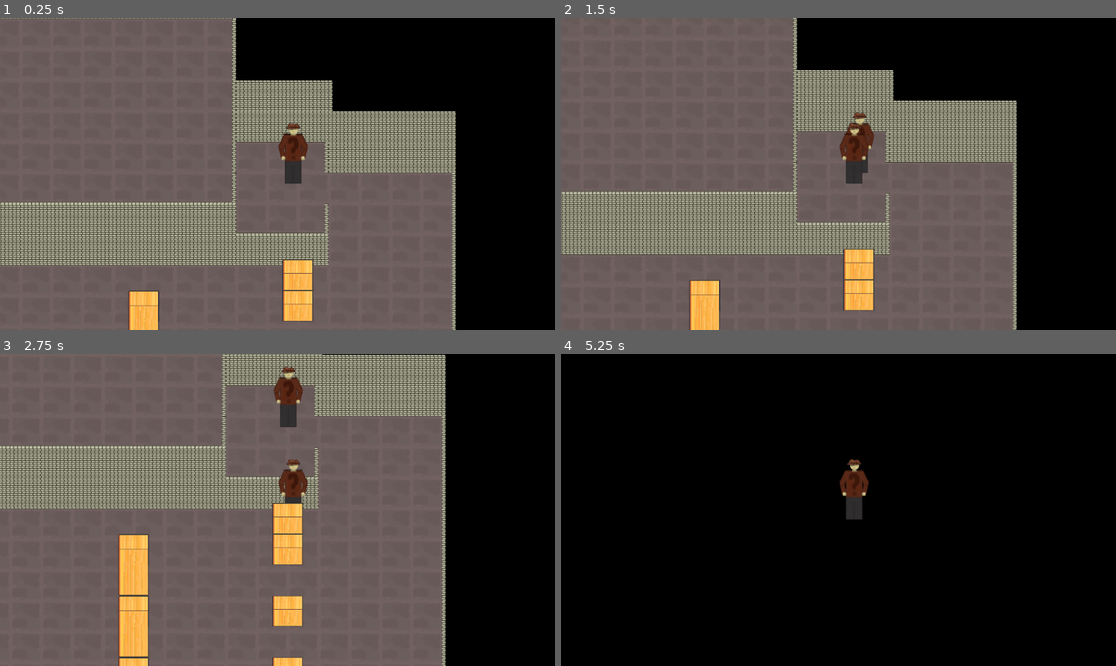
Above: before the commit, frames 1-4 (two rows, left to right).
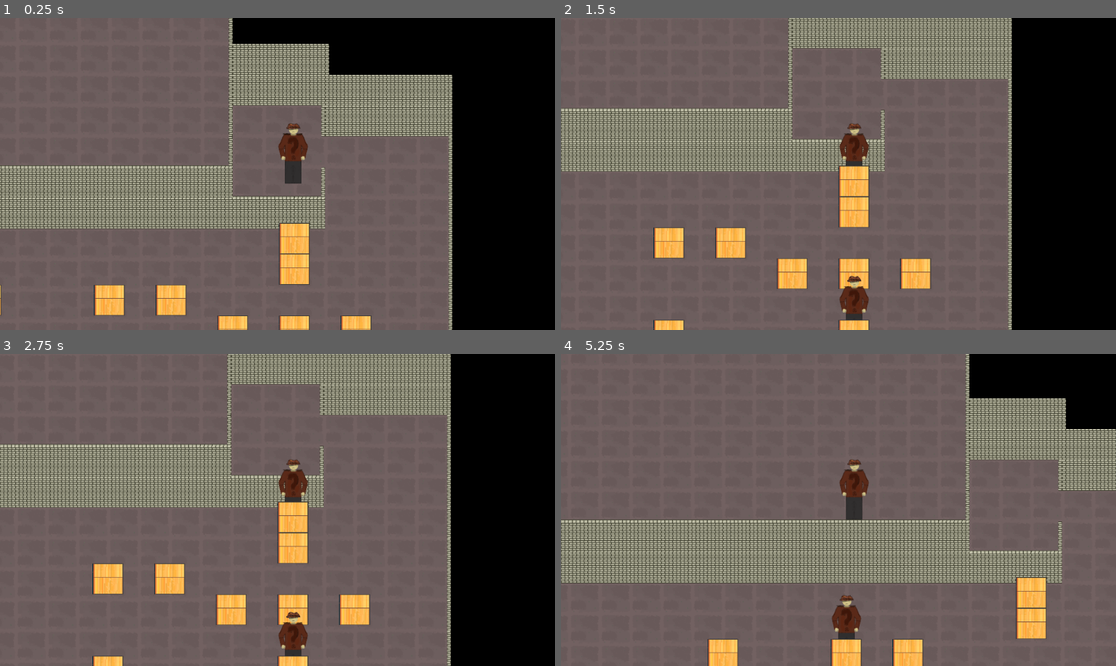
Above: after the commit, the same moments.

Repository: Alexxx180/Desert-Rage-2
Game: Godot game, scene res://assets/scenes/levels/caves/origin.tscn
Same seed, same stepped clock (60 frames per second), same inputs: the game is played once before the commit and once after it.
Inputs:
- Up to frame 1 (0.25 s): no input
- Up to frame 2 (1.5 s): tap Enter at 0.5 s; hold D (right) 0.53-1.28 s; hold Shift (run) 0.53-1.28 s; tap Space at 1.25 s; hold Down (backward) from 1.28 s (still down); tap Ctrl (select) at 1.35 s
- Up to frame 3 (2.75 s): release Down (backward) at 2.03 s; hold D (right) from 2.03 s (still down); hold Shift (run) from 2.03 s (still down)
- Up to frame 4 (5.25 s): tap Enter at 2.75, 4.25 s; release D (right) at 2.78 s; release Shift (run) at 2.78 s; hold Up (forward) 2.78-3.53 s; tap Ctrl (select) at 2.85, 4.35 s; tap Space at 3.5 s; hold Shift (run) 3.53-4.28 s; hold Left (left) 3.53-5.03 s; hold Down (backward) from 5.03 s (still down); hold Shift (run) from 5.03 s (still down)

The runs differ from the first frame. In frame 1, 25% of the frame differs, in the area x 0-83%, y 0-100%; in frame 2, 35%; in frame 3, 21%; in frame 4, 95%, in the area x 0-100%, y 0-100%.

Commit message:
horizontal jumps playground

Diff:
--- a/assets/scenes/levels/caves/origin.tscn
+++ b/assets/scenes/levels/caves/origin.tscn
@@ -17,17 +17,17 @@
 layer_1/name = "Walls"
 layer_1/tile_data = PackedInt32Array(2490453, 327682, 65536, 2555989, 327682, 65536, 2621525, 327682, 65536, 2687061, 3 …(4989 unchanged characters)…
 layer_2/name = "Interactables"
-layer_2/tile_data = PackedInt32Array(2883695, 3, 65536, 3014767, 3, 65536, 3145839, 3, 65536, 2949226, 3, 131072, 3080298, 3, 131072, 3211370, 3, 131072, 2818159, 3, 65536)
+layer_2/tile_data = PackedInt32Array(2883695, 3, 65536, 3014767, 3, 65536, 3145839, 3, 65536, 2818159, 3, 65536, 3276909, 3, 65536, 3145833, 3, 65536, 3276913, 3, 65536, 2949221, 3, 65536, 3276902, 3, 65536, 3014765, 3, 65536, 2949227, 3, 65536, 2949225, 3, 65536, 3014769, 3, 65536)
 
-[node name="group" parent="." instance=ExtResource("2_bvmv4")]
-position = Vector2(7126, 2562)
+[node name="floors" type="Node2D" parent="cave"]
 
-[node name="floors" type="Node2D" parent="."]
-
-[node name="1" parent="floors" instance=ExtResource("5_ukcj0")]
+[node name="1" parent="cave/floors" instance=ExtResource("5_ukcj0")]
 collision_layer = 64
 collision_mask = 0
 metadata/_edit_lock_ = true
 
-[node name="2" parent="floors" instance=ExtResource("6_u7n27")]
+[node name="2" parent="cave/floors" instance=ExtResource("6_u7n27")]
 metadata/_edit_lock_ = true
+
+[node name="group" parent="." instance=ExtResource("2_bvmv4")]
+position = Vector2(7133, 2638)
--- a/assets/systems/input/character/processing/platforming.gd
+++ b/assets/systems/input/character/processing/platforming.gd
@@ -2,10 +2,12 @@
 
 const NEUTRAL: int = 0
 
+@onready var hero: CharacterBody2D = get_node("../..")
 @onready var input: Node = get_node("../input")
 @onready var platform = get_node("../../detectors/platform/ledge/platforming")
 
 func _input(_event):
+	if not hero.control: return
 	var x: float = input.x
 	var y: float = input.y
 	if x != NEUTRAL or y != NEUTRAL:
--- a/assets/systems/input/platforming/character/checks.gd
+++ b/assets/systems/input/platforming/character/checks.gd
@@ -38,7 +38,6 @@
 	for axis in plane:
 		var try: bool =_observe_at(axis, direction, ledge)
 		jump = jump or try
-		print("JUMP: ", jump, ", TRY: ", try)
 		# print(" - JUMP: ", jump, " - AXIS: ", axis)
 	if jump:
 		print("SHOULD JUMP")
--- a/assets/systems/input/platforming/character/platforming.gd
+++ b/assets/systems/input/platforming/character/platforming.gd
@@ -20,10 +20,11 @@
 
 func _jump_to_place(direction: Vector2i):
 	if ledge.name == "ledge":
-		# print("Jump from : ", hero.position, " To: ", ledge.pos)
+		print("Jump from : ", hero.position, " To: ", ledge.pos)
 		hero.position = ledge.pos
 	else:
-		hero.position = _to_floor(direction)
+		print("JUMPED TO FLOOR")
+		hero.position += _to_floor(direction)
 
 func get_ledge_to_jump(direction: Vector2i) -> bool:
 	var jump: bool = false
@@ -34,7 +35,7 @@
 		i = i - 1
 		ledge = ledges[i]
 		# print("Iteration: ", i, ", Ledge: ", ledge.name, ", Hero: ", hero.surface.F, " = Floor: ", ledge.F)
-		print(ledge.name)
+		# print(ledge.name)
 		if hero.surface.F == ledge.F:
 			jump = checks.observe(direction, ledge.pos)
 
